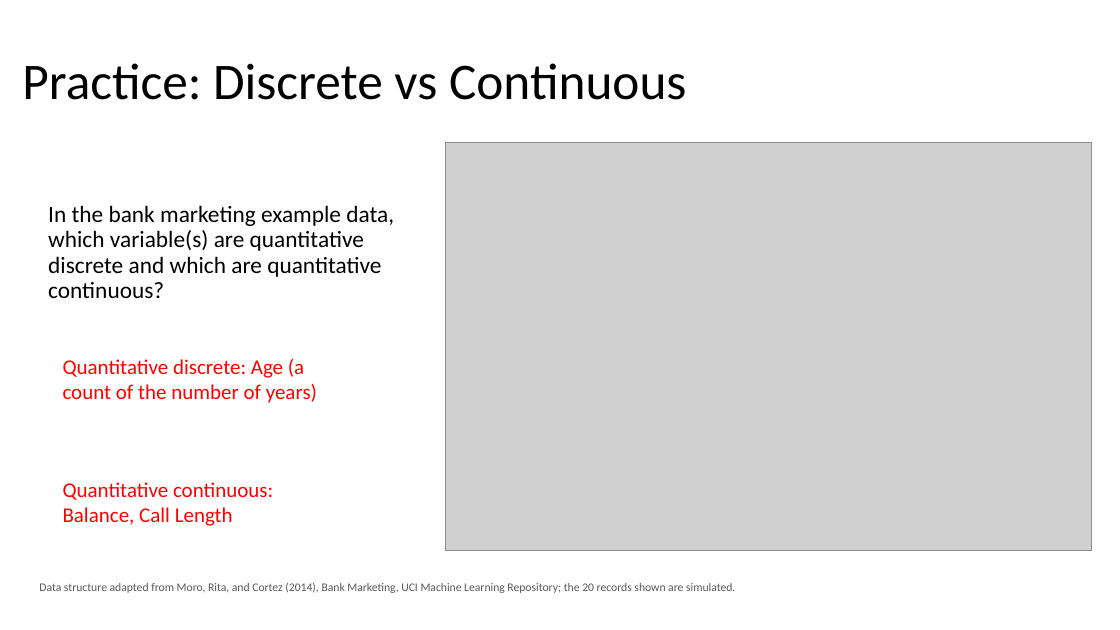
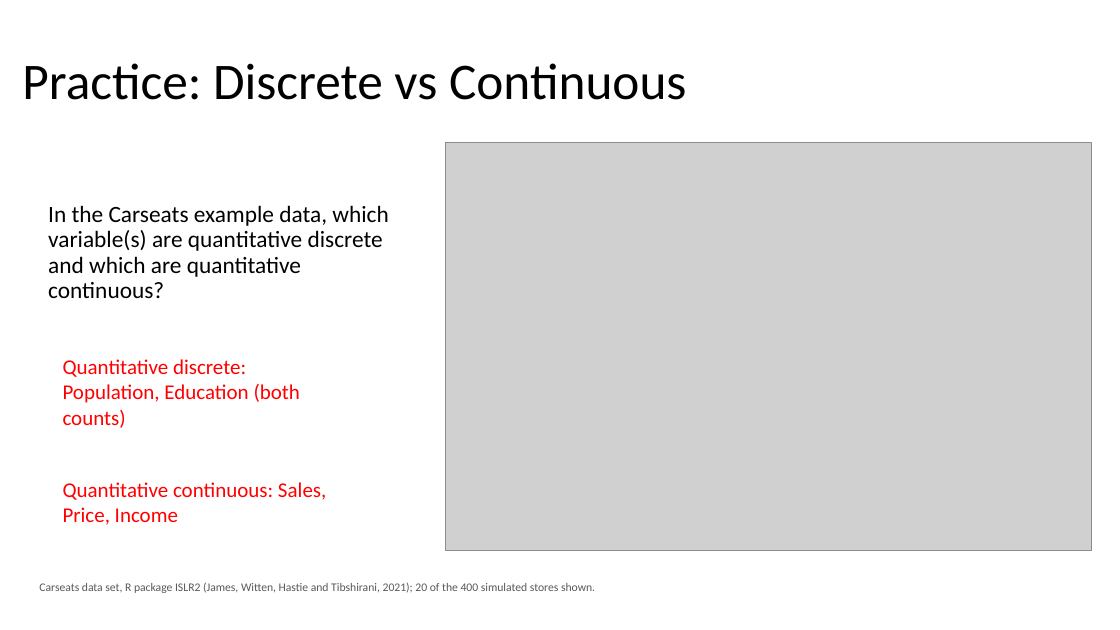
Before and after one commit to Jarred6068/Kvamme_UI_STAT251, a slide deck: slide 15 of docs/lecture_slides/Week 1/Week1_Lecture1_Slides_1_10_2024.pptx (slide 14 before the commit). Drawn at 1120x630 pixels with LibreOffice and Linux fonts; fonts in the diff are those of the drawing; grey boxes stand for pictures. Boxes give left, top, right and bottom in pixels: in the first picture for what was removed or moved away, otherwise in the second. Text is boxed around its words. In the diff, an @@ line names an element or a change of style, - is before the commit and + after.

```diff
--- a/docs/lecture_slides/Week 1/Week1_Lecture1_Slides_1_10_2024.pptx
+++ b/docs/lecture_slides/Week 1/Week1_Lecture1_Slides_1_10_2024.pptx
@@ text at [48, 205, 388, 298]: text changed @@
-In the bank marketing example data, which variable(s) are quantitative discrete and which are quantitative continuous?
+In the Carseats example data, which variable(s) are quantitative discrete and which are quantitative continuous?
@@ text at [63, 359, 300, 428]: text changed @@
-Quantitative discrete: Age (a count of the number of years)
+Quantitative discrete: Population, Education (both counts)
@@ text at [63, 482, 326, 525]: text changed @@
-Quantitative continuous: Balance, Call Length
+Quantitative continuous: Sales, Price, Income
@@ text at [39, 582, 595, 593]: text changed @@
-Data structure adapted from Moro, Rita, and Cortez (2014), Bank Marketing, UCI Machine Learning Repository; the 20 records shown are simulated.
+Carseats data set, R package ISLR2 (James, Witten, Hastie and Tibshirani, 2021); 20 of the 400 simulated stores shown.
```
Also in this commit, not shown: 4 other slides changed, 1 slide added, 37 other files.
